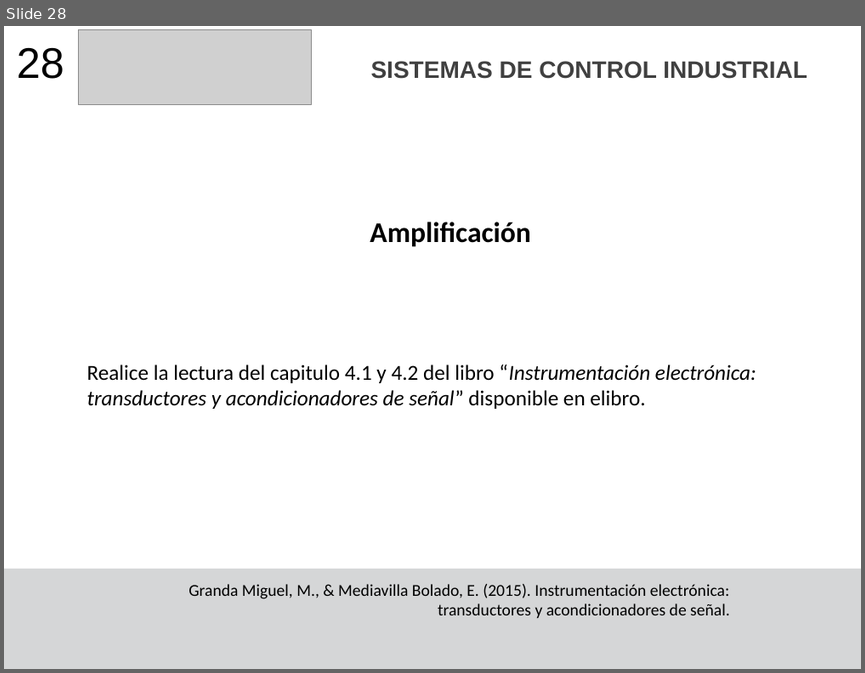
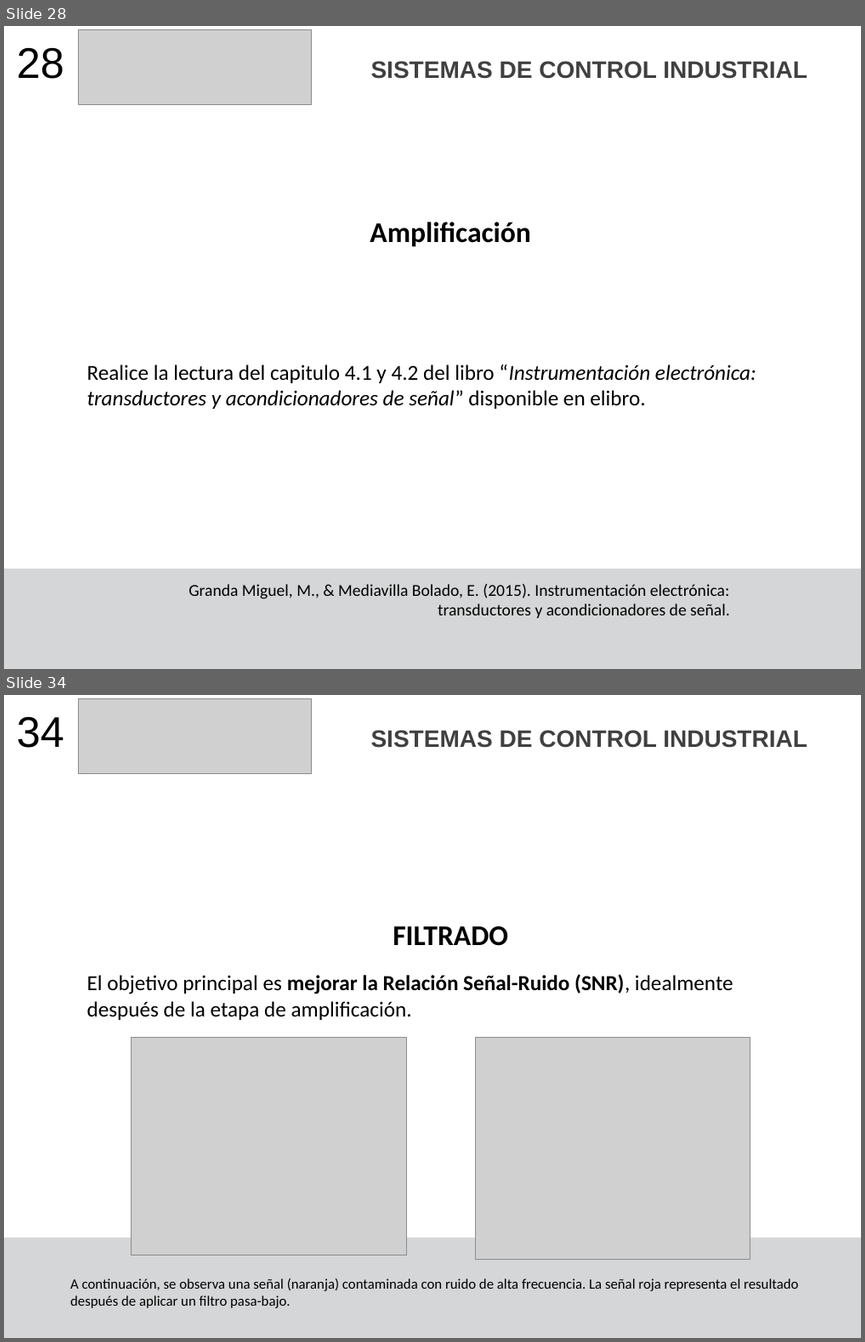
Before and after one commit to F4bian1012/Sistemas_De_Contro_Industrial, a slide deck: Lesson_5-6/Acondicionamiento_Señales.pptx. Shown one above the other, each under a label of ours: slide 28 before the commit, slides 28 and 34 after it; the slides between them are not shown. The pictures are 865x673 and 865x1342 pixels, drawn with LibreOffice and Linux fonts; fonts in the diff are those of the drawing; grey boxes stand for pictures. Boxes give left, top, right and bottom in pixels: in the first picture for what was removed or moved away, otherwise in the second. Text is boxed around its words. In the diff, an @@ line names an element or a change of style, - is before the commit and + after.

```diff
--- a/Lesson_5-6/Acondicionamiento_Señales.pptx
+++ b/Lesson_5-6/Acondicionamiento_Señales.pptx
@@ slide 34 added at box(4, 695, 861, 1338), background #FFFFFF; not listed: 1 template element that a slide beside it also shows @@
@@ text added at box(17, 716, 64, 748), 36 pt, text #000000 @@
+34
@@ picture added at box(79, 699, 312, 774) @@
@@ text added at box(371, 730, 807, 748), 20 pt, text #404040, bold @@
+SISTEMAS DE CONTROL INDUSTRIAL
@@ title added at box(392, 926, 508, 946), 24 pt, text #000000, bold @@
+FILTRADO
@@ text added at box(87, 974, 733, 1020), 18 pt, text #000000 @@
+El objetivo principal es mejorar la Relación Señal-Ruido (SNR), idealmente después de la etapa de amplificación.
@@ picture added at box(131, 1037, 406, 1254) @@
@@ picture added at box(475, 1037, 750, 1259) @@
@@ text added at box(70, 1278, 798, 1308), 12 pt, text #000000 @@
+A continuación, se observa una señal (naranja) contaminada con ruido de alta frecuencia. La señal roja representa el resultado después de aplicar un filtro pasa-bajo.
```
Also in this commit, not shown: 2 slides changed, 20 other slides added, 4 other files.
